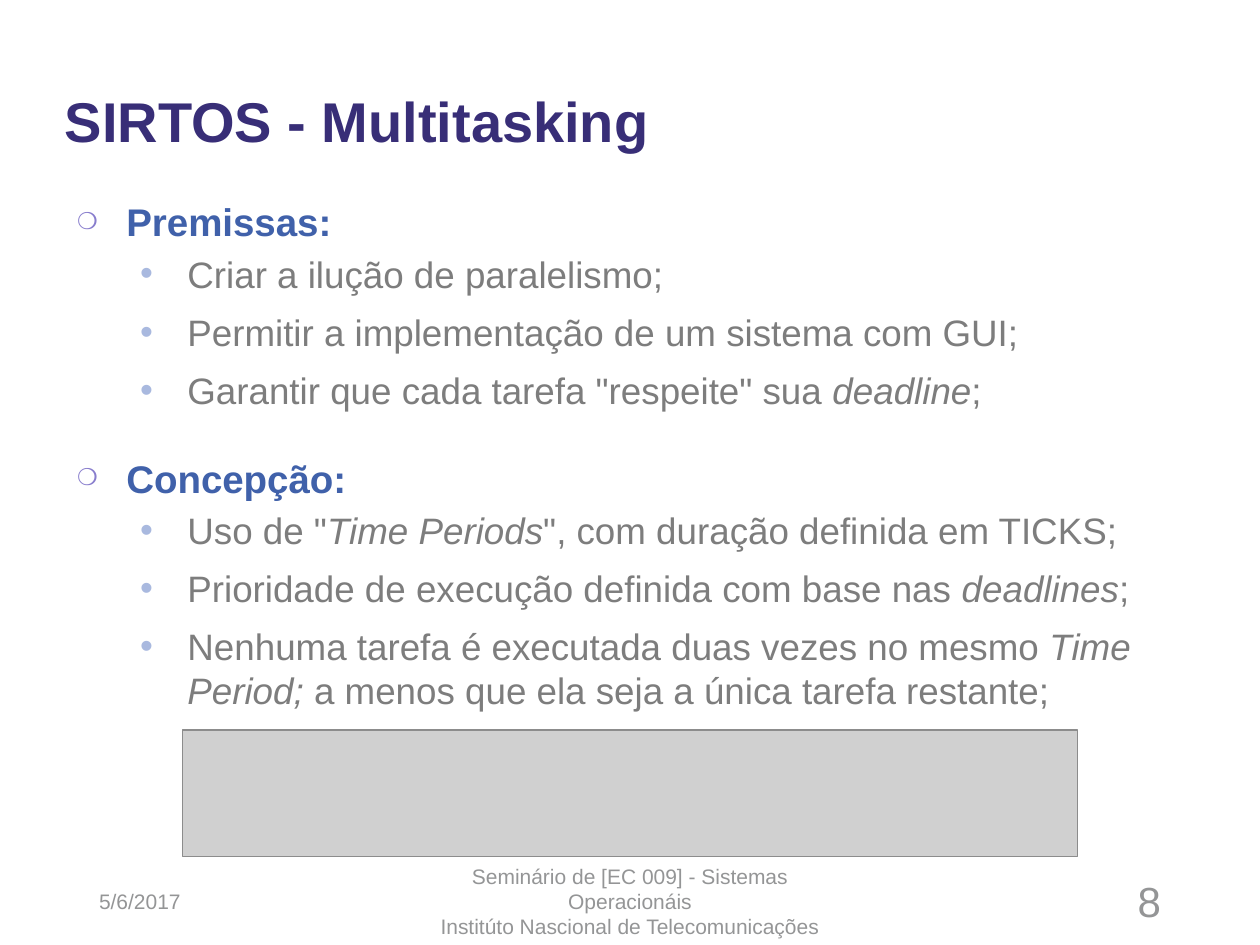
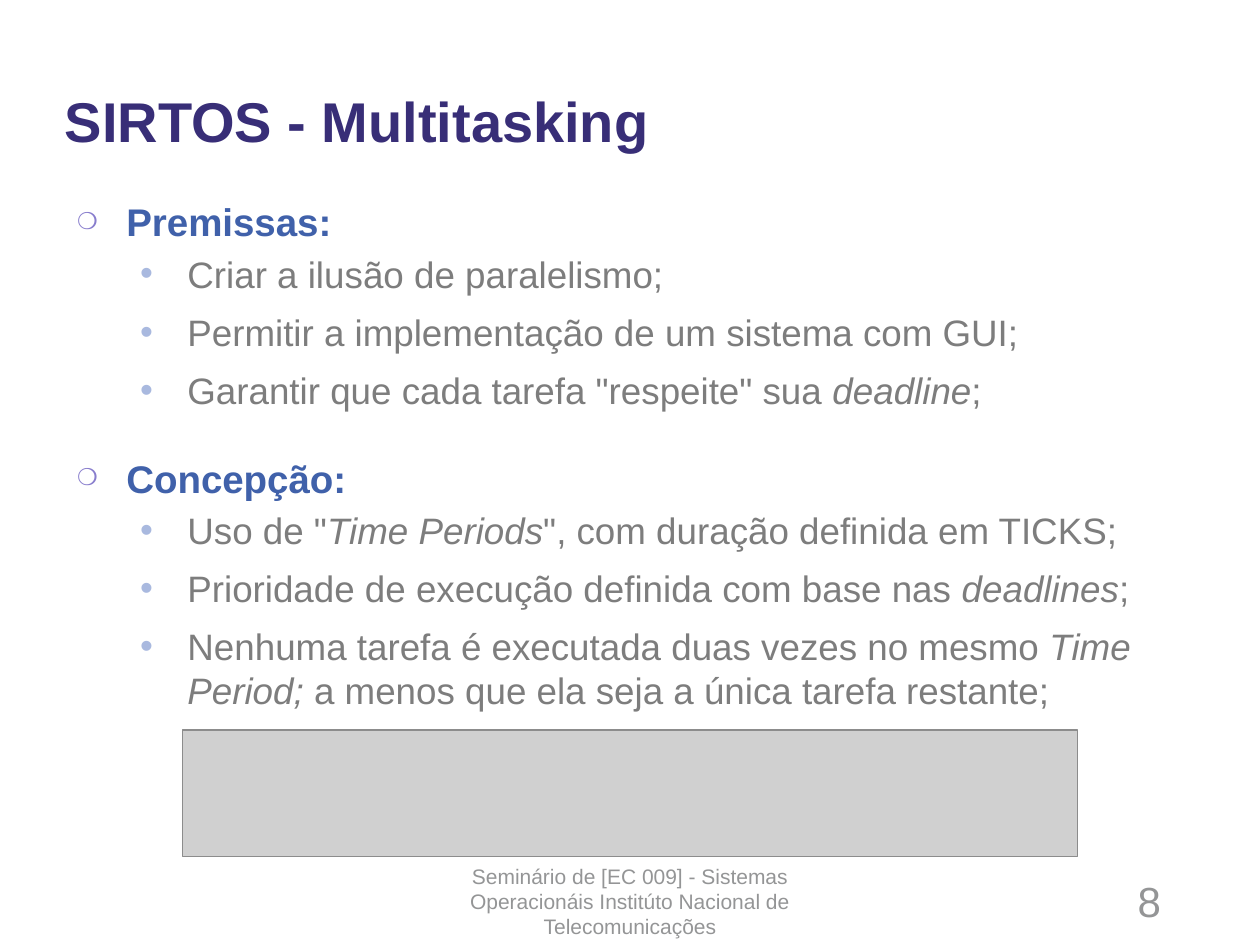
Before and after one commit to VitorDiToro/RTOSs_Semin-rioDeSO-Inatel, a slide deck: slide 8 of Seminario-PPTX.pptx. Drawn at 1260x945 pixels with LibreOffice and Linux fonts; fonts in the diff are those of the drawing; grey boxes stand for pictures; background and template pictures are left out. Boxes give left, top, right and bottom in pixels: in the first picture for what was removed or moved away, otherwise in the second. Text is boxed around its words. In the diff, an @@ line names an element or a change of style, - is before the commit and + after.

```diff
--- a/Seminario-PPTX.pptx
+++ b/Seminario-PPTX.pptx
@@ text at <box>187,261,663,295</box>: text changed @@
-  • Criar a ilução de paralelismo;
+  • Criar a ilusão de paralelismo;
@@ text at <box>470,868,789,939</box>: text changed @@
-Seminário de [EC 009] - Sistemas Operacionáis
-Institúto Nascional de Telecomunicações
+Seminário de [EC 009] - Sistemas Operacionáis Institúto Nacional de Telecomunicações
@@ text removed at <box>99,894,181,909</box> @@
-5/6/2017
```
Also in this commit, not shown: 15 other slides changed, 1 slide added, 1 other file.
